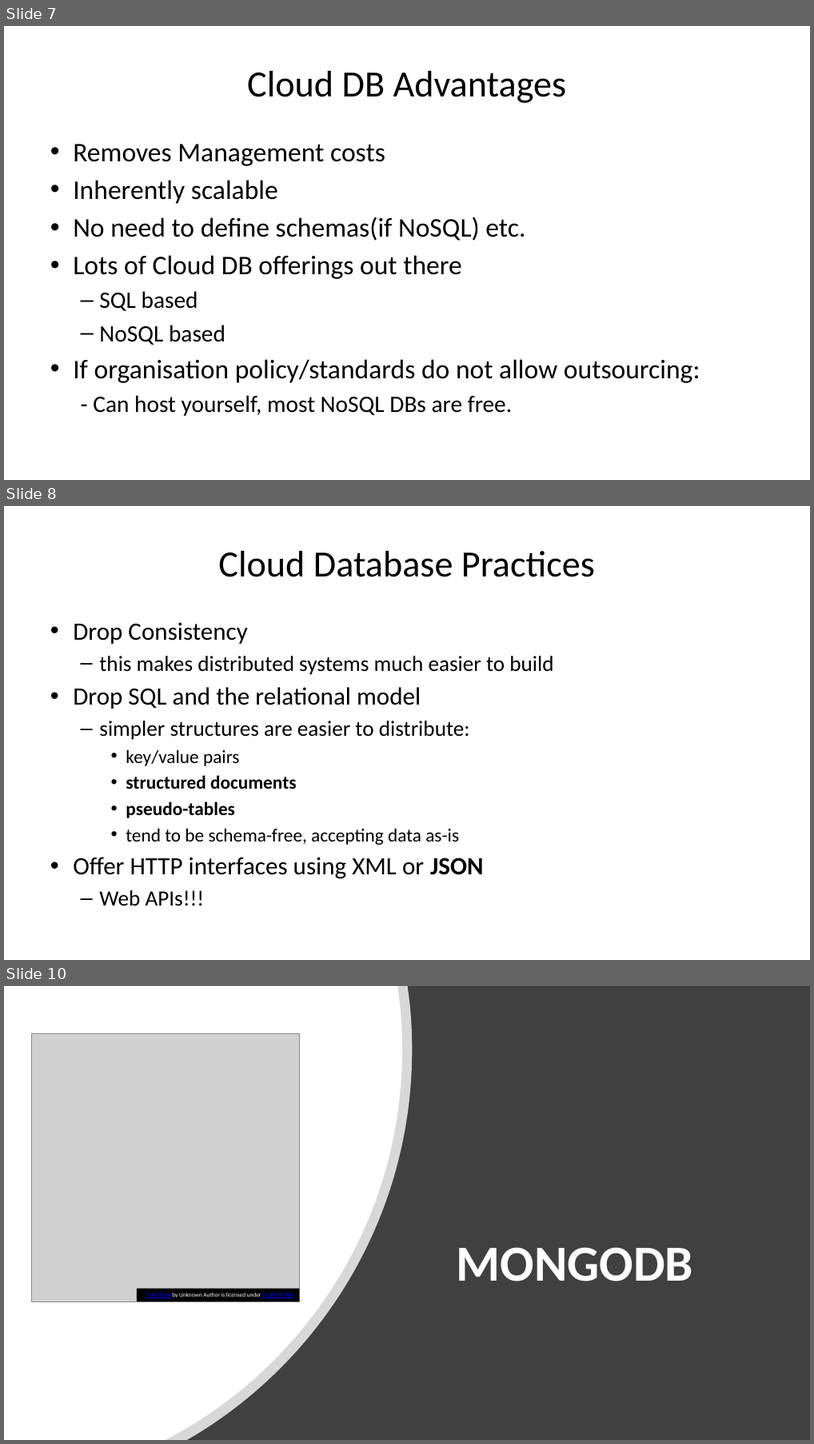
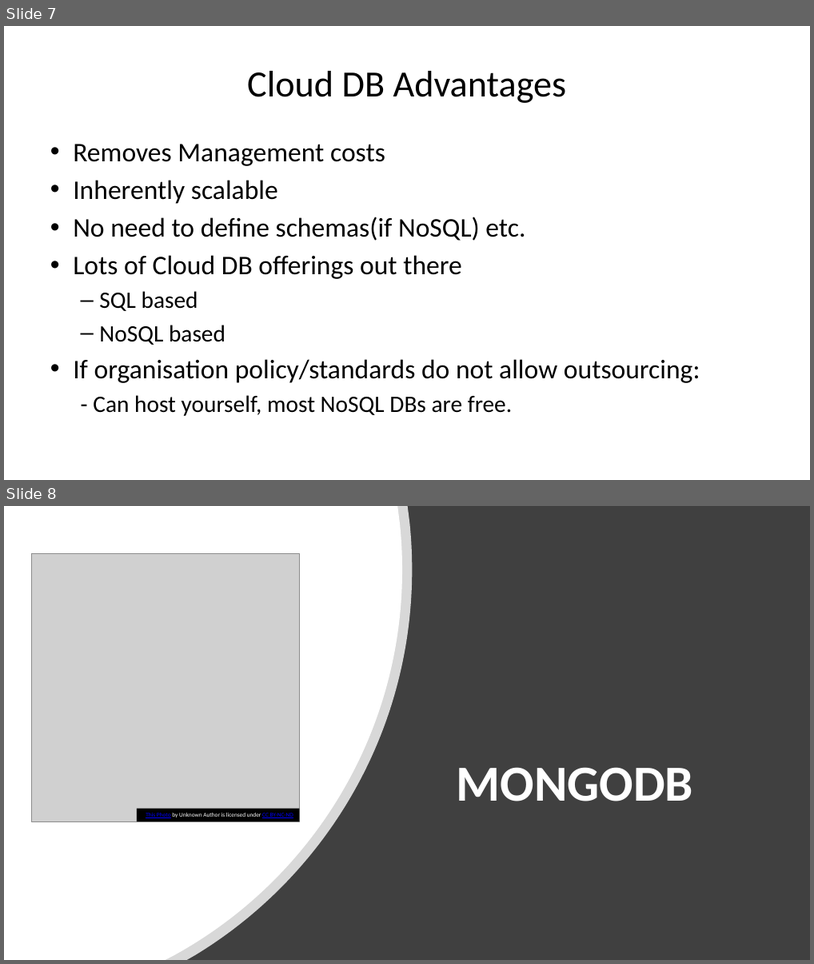
Before and after one commit to diarmuidoconnor/ict-2021, a slide deck: topic10/talk-0/mongoDB-2020.pptx. Shown one above the other, each under a label of ours: slides 7, 8 and 10 before the commit, slides 7 and 8 after it; the slides between them are not shown. The pictures are 814x1444 and 814x964 pixels, drawn with LibreOffice and Linux fonts; fonts in the diff are those of the drawing; grey boxes stand for pictures. Boxes give left, top, right and bottom in pixels: in the first picture for what was removed or moved away, otherwise in the second. Text is boxed around its words. In the diff, an @@ line names an element or a change of style, - is before the commit and + after.

```diff
--- a/topic10/talk-0/mongoDB-2020.pptx
+++ b/topic10/talk-0/mongoDB-2020.pptx
@@ slide 8 removed at [4, 506, 810, 960], background #FFFFFF @@
@@ title removed at [218, 551, 595, 577] @@
-Cloud Database Practices
@@ text removed at [73, 622, 554, 906] @@
-• Drop Consistency
-  – this makes distributed systems much easier to build
-• Drop SQL and the relational model
-  – simpler structures are easier to distribute:
-    • key/value pairs
-    • structured documents
-    • pseudo-tables
-    • tend to be schema-free, accepting data as-is
-• Offer HTTP interfaces using XML or JSON
-  – Web APIs!!!
@@ what was slide 10 is now slide 8 @@
```
Also in this commit, not shown: 10 slides changed, 3 other slides removed, 43 other files.
